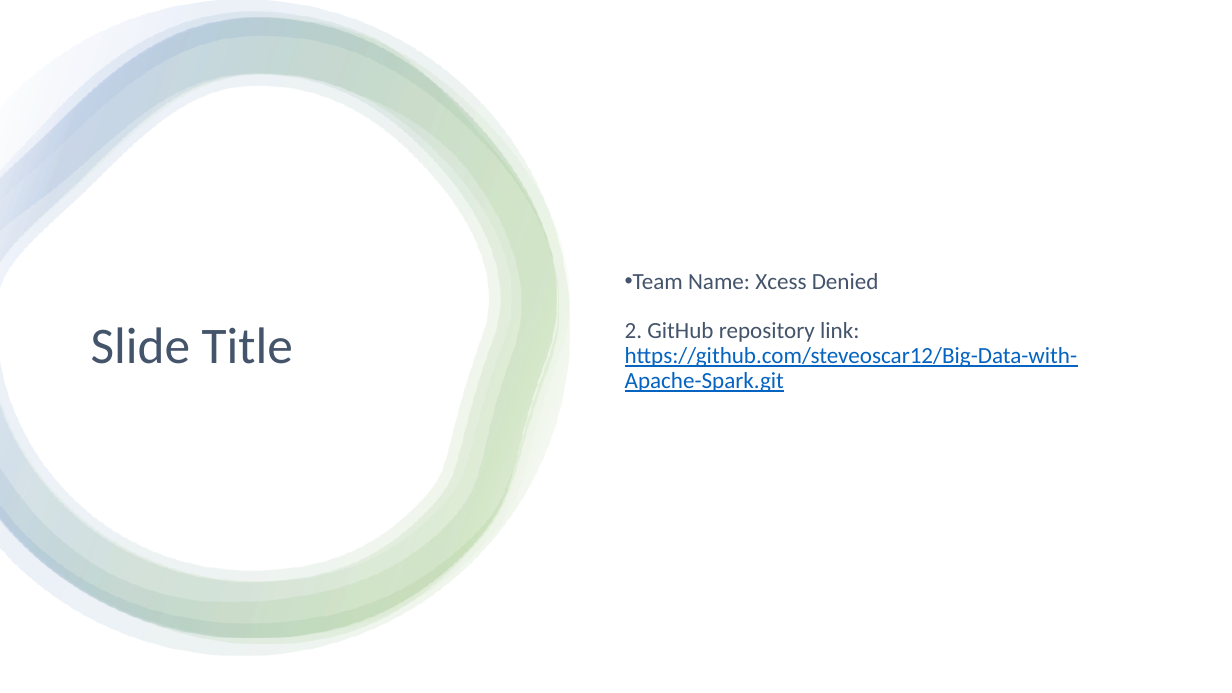
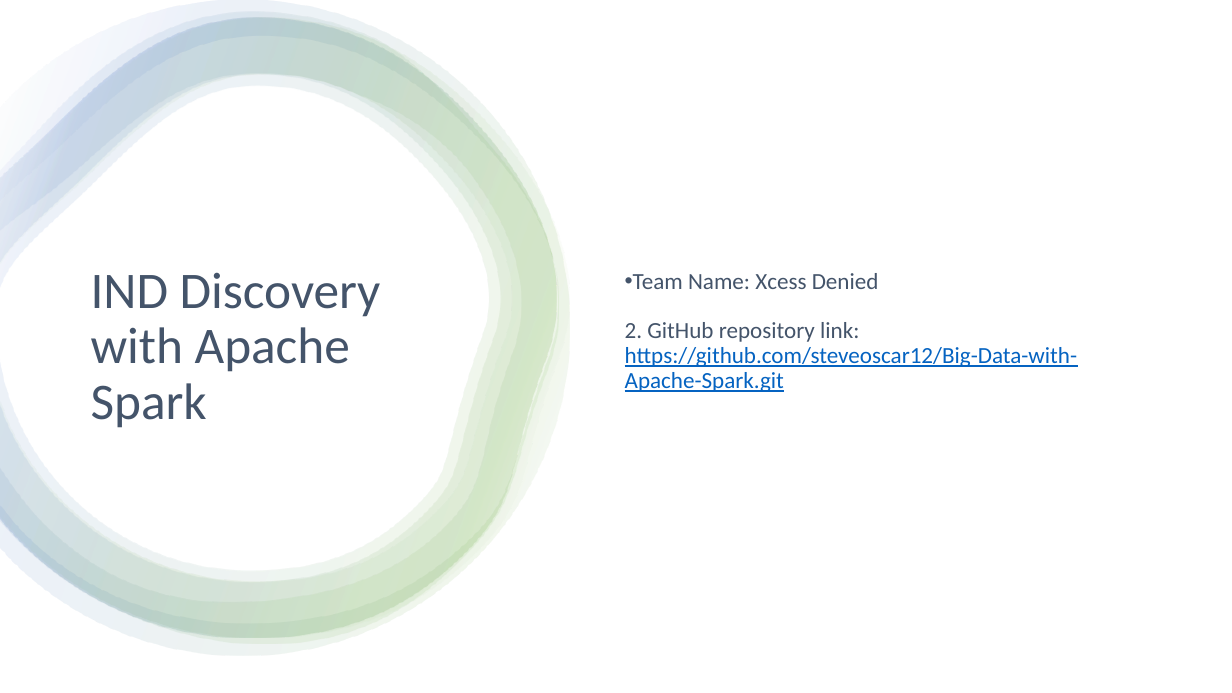
Before and after one commit to steveoscar12/Big-Data-with-Apache-Spark, a slide deck: slide 1 of Xcess Denied.pptx. Drawn at 1232x693 pixels with LibreOffice and Linux fonts; fonts in the diff are those of the drawing. Boxes give left, top, right and bottom in pixels: in the first picture for what was removed or moved away, otherwise in the second. Text is boxed around its words. In the diff, an @@ line names an element or a change of style, - is before the commit and + after.

```diff
--- a/Xcess Denied.pptx
+++ b/Xcess Denied.pptx
@@ title at (x1=91, y1=272, x2=381, y2=428): text changed @@
-Slide Title
+IND Discovery with Apache Spark
```
Also in this commit, not shown: 1 other slide changed, 3 slides added, 1 slide removed.
